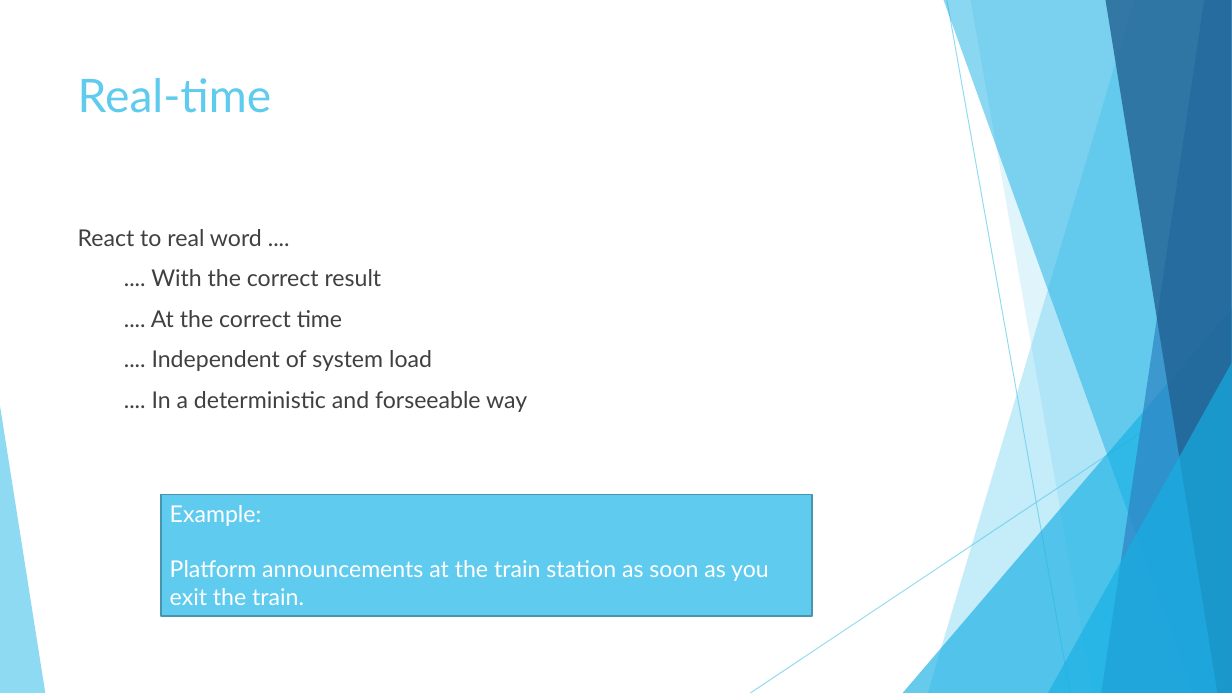
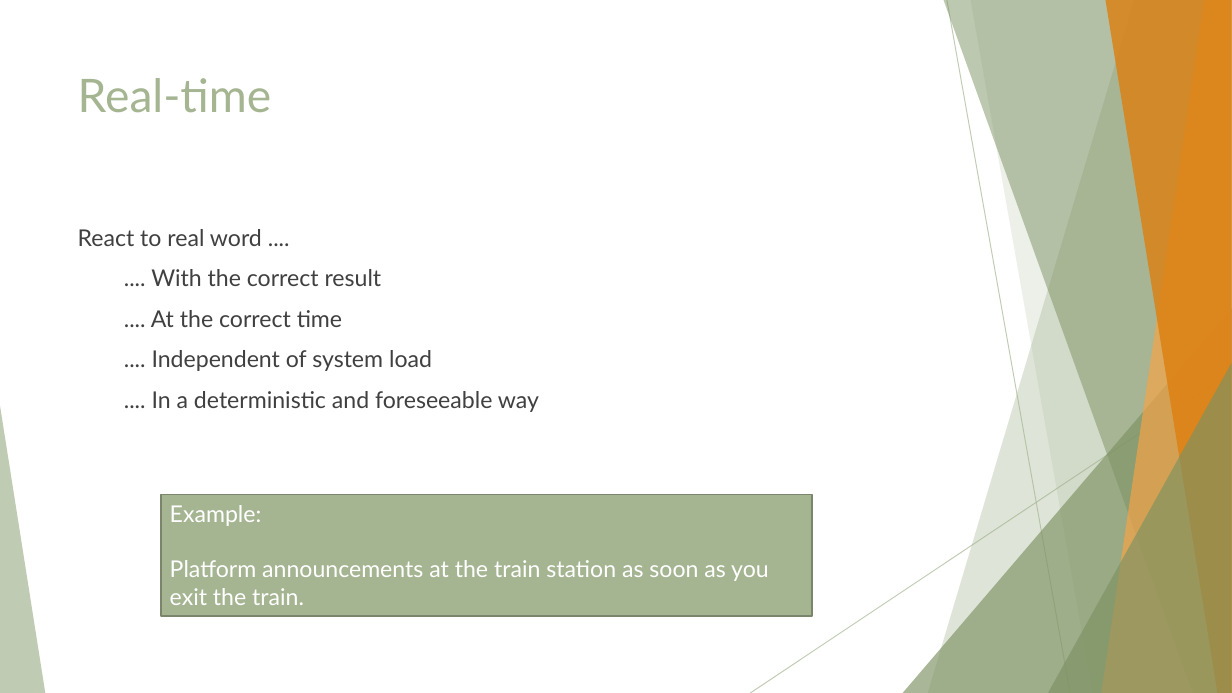
Before and after one commit to Floopy-Doo/INTRO_TrailAndError, a slide deck: slide 4 of Recap_System_Realtime_ProcessorExpert.pptx. Drawn at 1232x693 pixels with LibreOffice and Linux fonts; fonts in the diff are those of the drawing. Boxes give left, top, right and bottom in pixels: in the first picture for what was removed or moved away, otherwise in the second. Text is boxed around its words. In the diff, an @@ line names an element or a change of style, - is before the commit and + after.

```diff
--- a/Recap_System_Realtime_ProcessorExpert.pptx
+++ b/Recap_System_Realtime_ProcessorExpert.pptx
@@ freeform shape at [928, 0, 1232, 693]: fill #5FCBEF at 36% opacity to #A5B592 at 36% opacity @@
@@ freeform shape at [944, 0, 1232, 693]: fill #17B0E4 at 50% opacity to #7D9263 at 50% opacity @@
@@ line (947, 0) - (1070, 693): stroke #5FCBEF 0.75 pt to #A5B592 0.75 pt @@
@@ freeform shape at [970, 0, 1232, 693]: fill #5FCBEF at 20% opacity to #A5B592 at 20% opacity @@
@@ freeform shape at [1102, 0, 1232, 693]: fill #2E83C3 at 70% opacity to #F3A447 at 70% opacity @@
@@ freeform shape at [1105, 0, 1232, 693]: fill #226292 at 80% opacity to #DD7E0E at 80% opacity @@
@@ title "Real-time" at [78, 78, 272, 112]: text colour #5FCBEF to #A5B592 @@
@@ triangle at [903, 308, 1232, 693]: fill #17B0E4 at 66% opacity to #7D9263 at 66% opacity @@
@@ line (1232, 372) - (750, 693): stroke #5FCBEF 0.75 pt to #A5B592 0.75 pt @@
@@ triangle at [1048, 363, 1232, 693]: fill #17B0E4 at 66% opacity to #7D9263 at 66% opacity @@
@@ triangle at [0, 406, 45, 693]: fill #5FCBEF at 70% opacity to #A5B592 at 70% opacity @@
@@ text at [152, 391, 539, 412]: text changed @@
-.... In a deterministic and forseeable way
+.... In a deterministic and foreseeable way
@@ rectangle "Example:" at [161, 494, 812, 616]: fill #5FCBEF to #A5B592; outline #4696B1 1.5 pt to #7A866C 1.5 pt @@
```
Also in this commit, not shown: 12 other slides changed.
